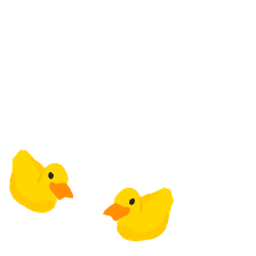
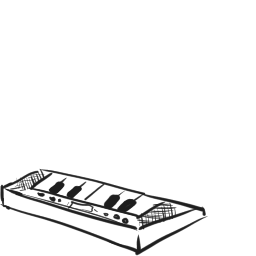
Layers edited between the first and the second w=256, h=256 image:
added layer "synth" above "ducks" over <box>0,148,208,256</box>
renamed "Layer 10" to "ducks", hid it over <box>0,148,192,256</box>
